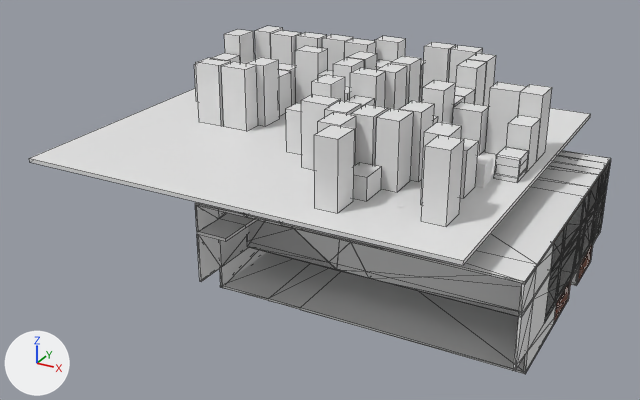
The FBX model StaticDerbyGit/Assets/ModelImports/lvl4.fbx, before and after one commit.
The view is the same before and after, from a 50 mm lens placed at (40.8, -106.5, 42.1), pointed at (-15.2, -4.7, -8.8). The lights are fixed; the arrows at lower left show +X, +Y and +Z. Mesh edges are drawn as thin lines on the coarser meshes. Where no turn or scale is listed for an object, it has been applied to the vertices.

The first picture shows '2floor002', '3floor020', '3floor023', '3floor024', '3floor034', '3floor038', 'Box002', 'Object009', 'Object015', 'Object045', 'roof', 'sewerRoom', 'wall1'.
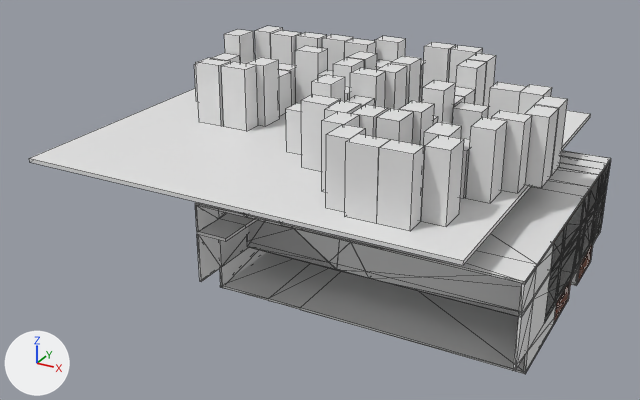
What differs and where, as boxes [x1, y1, x2, y2] in the pictures (640 x 400 px):
'3floor039', added
    after: [377, 140, 425, 231]
'3floor034', moved
    before: [314, 125, 355, 213]
    after: [326, 124, 366, 212]
'3floor040', added
    after: [345, 134, 390, 224]
'3floor041', added
    after: [466, 117, 507, 203]
'3floor043', added
    after: [525, 105, 559, 188]
'3floor042', added
    after: [492, 110, 532, 193]
'3floor020', moved
    before: [318, 112, 356, 166]
    after: [322, 111, 360, 192]
'3floor044', added
    after: [535, 96, 568, 176]
'2floor005', unchanged, covered by the edit
    before: [506, 115, 541, 171]

The edits, one by one:
Object '3floor020' (ob_3floor020) moves from (-5.4, -18.3, 0.0) to (-5.1, -17.8, 0.0).
Object '3floor034' (ob_3floor034) moves from (-3.4, -22.6, 0.0) to (-2.3, -21.8, 0.0).
Object '3floor043' (ob_3floor043) is new; it shows a copy of the mesh of ob_3floor004.
Its location is (14.9, -3.9, 0.0).
Object '3floor042' (ob_3floor042) is new; it shows a copy of the mesh of ob_1floor007.
Its location is (12.4, -7.5, 0.0).
Object '3floor044' (ob_3floor044) is new; it shows a copy of the mesh of ob_3floor004.
Its location is (14.9, 0.4, 0.0).
Object '3floor040' (ob_3floor040) is new; it shows a copy of the mesh of ob_3floor005.
Its location is (1.2, -23.5, 0.0).
Object '3floor041' (ob_3floor041) is new; it shows a copy of the mesh of ob_3floor004.
Its location is (10.9, -11.4, 0.0).
Object '3floor039' (ob_3floor039) is new; it shows a copy of the mesh of ob_3floor005.
Its location is (5.2, -23.5, 0.0).
